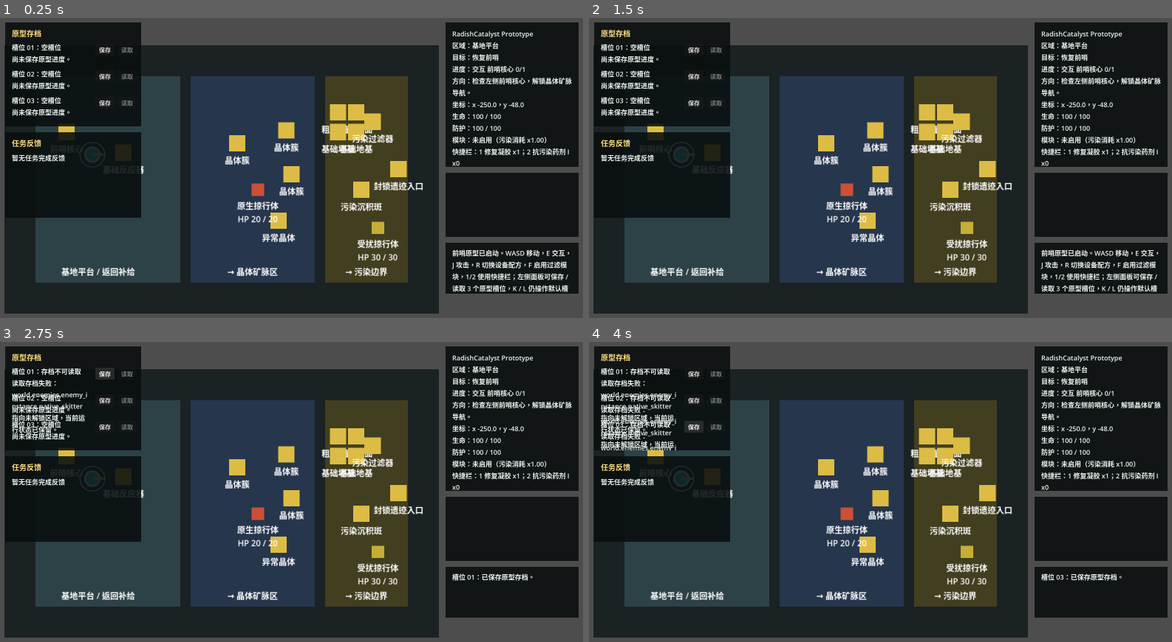
Above: before the commit, frames 1-4 (two rows, left to right).
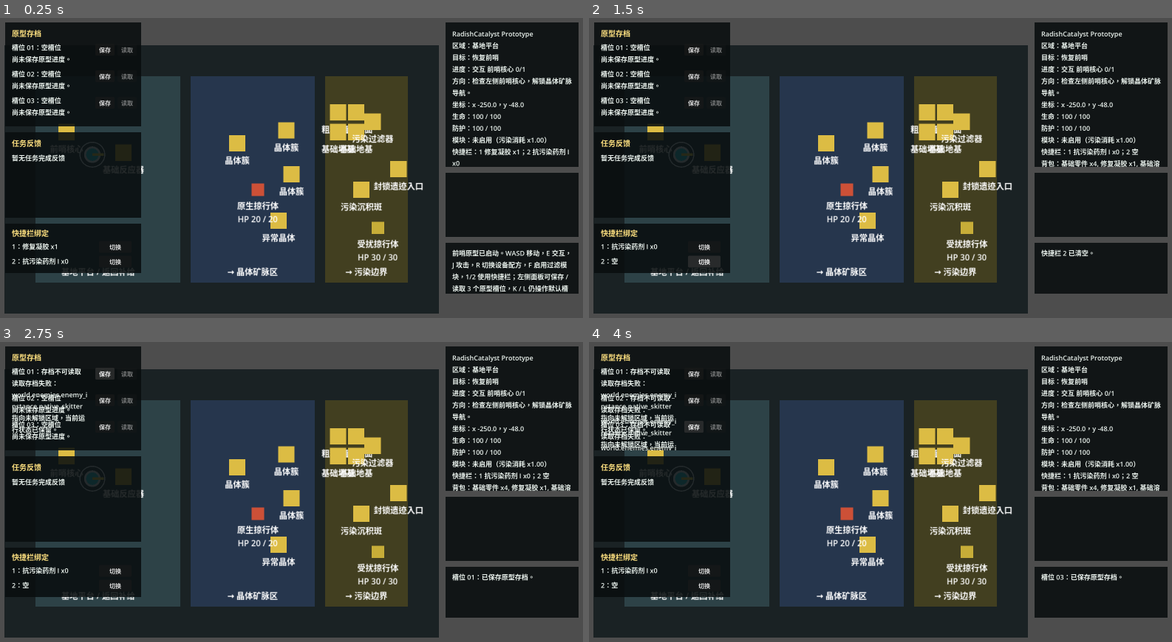
Above: after the commit, the same moments.

Repository: laugh0608/RadishCatalyst
Game: Godot game, scene res://scenes/boot/Boot.tscn
Same seed, same stepped clock (60 frames per second), same inputs: the game is played once before the commit and once after it.
Inputs (mouse positions are in pixels of both pictures, inside the frame that each line leads up to):
- Up to frame 1 (0.25 s): no input
- Up to frame 2 (1.5 s): click (705, 246) at 0.5 s, where only the run after the commit has a clickable "切换"; click (705, 261) at 1.25 s, where only the run after the commit has a clickable "切换"
- Up to frame 3 (2.75 s): click "保存" at 2 s
- Up to frame 4 (4 s): click "保存" at 2.75 s; click "保存" at 3.5 s

The runs differ from the first frame. In frame 1, 3.1% of the frame differs, in the area x 2-25%, y 68-86%; in frame 2, 4.7%, in the area x 2-98%, y 43-92%; in frame 3, 3.6%; in frame 4, 3.6%.

Commit message:
feat: 增加快捷栏绑定入口

Diff:
--- a/client/scenes/ui/PrototypeHud.tscn
+++ b/client/scenes/ui/PrototypeHud.tscn
@@ -125,6 +125,54 @@
 text = "暂无任务完成反馈"
 label_settings = SubResource("LabelSettings_status")
 autowrap_mode = 3
+
+[node name="QuickSlotPanel" type="ColorRect" parent="."]
+offset_left = 24.0
+offset_top = 570.0
+offset_right = 392.0
+offset_bottom = 704.0
+color = Color(0.0352941, 0.054902, 0.0588235, 0.88)
+clip_contents = true
+
+[node name="QuickSlotTitleLabel" type="Label" parent="QuickSlotPanel"]
+offset_left = 18.0
+offset_top = 10.0
+offset_right = 350.0
+offset_bottom = 38.0
+text = "快捷栏绑定"
+label_settings = SubResource("LabelSettings_prompt")
+
+[node name="Slot01BindingLabel" type="Label" parent="QuickSlotPanel"]
+offset_left = 18.0
+offset_top = 48.0
+offset_right = 232.0
+offset_bottom = 78.0
+text = "1：读取中..."
+label_settings = SubResource("LabelSettings_status")
+autowrap_mode = 3
+
+[node name="Slot01BindingButton" type="Button" parent="QuickSlotPanel"]
+offset_left = 254.0
+offset_top = 47.0
+offset_right = 342.0
+offset_bottom = 79.0
+text = "切换"
+
+[node name="Slot02BindingLabel" type="Label" parent="QuickSlotPanel"]
+offset_left = 18.0
+offset_top = 88.0
+offset_right = 232.0
+offset_bottom = 118.0
+text = "2：读取中..."
+label_settings = SubResource("LabelSettings_status")
+autowrap_mode = 3
+
+[node name="Slot02BindingButton" type="Button" parent="QuickSlotPanel"]
+offset_left = 254.0
+offset_top = 87.0
+offset_right = 342.0
+offset_bottom = 119.0
+text = "切换"
 
 [node name="StatusPanel" type="ColorRect" parent="."]
 anchor_left = 1.0
--- a/client/scripts/checks/save_service_check.gd
+++ b/client/scripts/checks/save_service_check.gd
@@ -144,6 +144,7 @@
 	_check_loads_older_backup_when_recent_backup_is_bad()
 	_check_all_bad_saves_fail_without_replacing_state()
 	_check_named_slot_save_load()
+	_check_quick_slot_binding_persists()
 	_check_save_slot_summaries()
 	_check_migrates_legacy_primary_save()
 	_check_migrates_legacy_backup_when_legacy_primary_is_bad()
@@ -371,6 +372,31 @@
 
 	_expect_equal(String(load_result.get("slot_id", "")), slot_id, "named slot id")
 	_expect_recovered_world_id(load_result, "world.slot.02", "named slot world")
+
+
+func _check_quick_slot_binding_persists() -> void:
+	var slot_id := "slot_02"
+	var character_state := CharacterState.create_default()
+	_expect_success(
+		character_state.bind_quick_slot(0, "item.resistance_vial_t1", data_registry),
+		"bind resistance vial to slot 1"
+	)
+	_expect_success(character_state.bind_quick_slot(1, "", data_registry), "clear quick slot 2")
+	_expect_failure_message(
+		character_state.bind_quick_slot(0, "item.basic_parts", data_registry),
+		"暂不能绑定到快捷栏",
+		"reject unsupported quick slot item"
+	)
+
+	var save_result := save_service.save_game_for_slot(slot_id, WorldState.create_default(), character_state)
+	_expect_success(save_result, "save quick slot bindings")
+	var load_result := save_service.load_game_for_slot(slot_id)
+	_expect_success(load_result, "load quick slot bindings")
+	if not bool(load_result.get("success", false)):
+		return
+
+	var loaded_character: CharacterState = load_result["character_state"]
+	_expect_equal(loaded_character.quick_slots, ["item.resistance_vial_t1", ""], "quick slot bindings persist")
 
 
 func _check_save_slot_summaries() -> void:
--- a/client/scripts/game/game_root.gd
+++ b/client/scripts/game/game_root.gd
@@ -33,6 +33,7 @@
 	vertical_slice_map.player.load_requested.connect(_on_player_load_requested)
 	hud.save_slot_requested.connect(_on_hud_save_slot_requested)
 	hud.load_slot_requested.connect(_on_hud_load_slot_requested)
+	hud.quick_slot_binding_requested.connect(_on_hud_quick_slot_binding_requested)
 	vertical_slice_map.interaction_available.connect(_on_interaction_available)
 	vertical_slice_map.interaction_cleared.connect(_on_interaction_cleared)
 	vertical_slice_map.region_changed.connect(_on_region_changed)
@@ -130,6 +131,12 @@
 	_load_from_slot(slot_id)
 
 
+func _on_hud_quick_slot_binding_requested(slot_index: int, item_id: String) -> void:
+	var result := character_state.bind_quick_slot(slot_index, item_id, data_registry)
+	hud.append_log(String(result.get("message", "")))
+	_update_hud()
+
+
 func _save_to_slot(slot_id: String) -> void:
 	character_state.position = vertical_slice_map.get_player_position()
 	var result := save_service.save_game_for_slot(slot_id, world_state, character_state)
--- a/client/scripts/state/character_state.gd
+++ b/client/scripts/state/character_state.gd
@@ -76,6 +76,25 @@
 			return _failure("%s 暂未接入使用效果。" % _get_display_name(item_id, data_registry))
 
 
+func bind_quick_slot(slot_index: int, item_id: String, data_registry: DataRegistry) -> Dictionary:
+	if slot_index < 0 or slot_index >= quick_slots.size():
+		return _failure("该快捷栏槽位不存在。")
+	if item_id.is_empty():
+		quick_slots[slot_index] = ""
+		return _success("快捷栏 %d 已清空。" % (slot_index + 1))
+
+	if not _is_supported_quick_slot_item(item_id):
+		return _failure("%s 暂不能绑定到快捷栏。" % _get_display_name(item_id, data_registry))
+	if data_registry.get_definition(item_id).is_empty():
+		return _failure("未知快捷栏物品：%s。" % item_id)
+
+	quick_slots[slot_index] = item_id
+	return _success("快捷栏 %d 已绑定：%s。" % [
+		slot_index + 1,
+		_get_display_name(item_id, data_registry)
+	])
+
+
 func _use_repair_gel(item_id: String, data_registry: DataRegistry) -> Dictionary:
 	if health >= max_health:
 		return _failure("生命已满。")
@@ -100,6 +119,10 @@
 		_get_display_name(item_id, data_registry),
 		_format_amount(protection - before)
 	])
+
+
+func _is_supported_quick_slot_item(item_id: String) -> bool:
+	return item_id == "item.repair_gel" or item_id == "item.resistance_vial_t1"
 
 
 func to_dict() -> Dictionary:
--- a/client/scripts/ui/prototype_hud.gd
+++ b/client/scripts/ui/prototype_hud.gd
@@ -2,12 +2,23 @@
 class_name PrototypeHud
 
 const SAVE_SLOT_IDS: Array[String] = ["slot_01", "slot_02", "slot_03"]
+const QUICK_SLOT_BIND_CANDIDATES: Array[String] = ["item.repair_gel", "item.resistance_vial_t1", ""]
+
+var last_quick_slots: Array[String] = []
 
 @onready var status_label: Label = $StatusPanel/StatusLabel
 @onready var prompt_label: Label = $PromptPanel/PromptLabel
 @onready var log_label: Label = $LogPanel/LogLabel
 @onready var completion_title_label: Label = $CompletionPanel/CompletionTitleLabel
 @onready var completion_detail_label: Label = $CompletionPanel/CompletionDetailLabel
+@onready var quick_slot_binding_labels: Array[Label] = [
+	$QuickSlotPanel/Slot01BindingLabel,
+	$QuickSlotPanel/Slot02BindingLabel
+]
+@onready var quick_slot_binding_buttons: Array[Button] = [
+	$QuickSlotPanel/Slot01BindingButton,
+	$QuickSlotPanel/Slot02BindingButton
+]
 @onready var save_slot_labels: Array[Label] = [
 	$SavePanel/Slot01Label,
 	$SavePanel/Slot02Label,
@@ -26,12 +37,15 @@
 
 signal save_slot_requested(slot_id: String)
 signal load_slot_requested(slot_id: String)
+signal quick_slot_binding_requested(slot_index: int, item_id: String)
 
 
 func _ready() -> void:
 	for index in range(SAVE_SLOT_IDS.size()):
 		save_slot_buttons[index].pressed.connect(_on_save_slot_pressed.bind(index))
 		load_slot_buttons[index].pressed.connect(_on_load_slot_pressed.bind(index))
+	for index in range(quick_slot_binding_buttons.size()):
+		quick_slot_binding_buttons[index].pressed.connect(_on_quick_slot_binding_pressed.bind(index))
 
 
 func update_status(data_registry: DataRegistry, world_state: WorldState, character_state: CharacterState) -> void:
@@ -55,6 +69,7 @@
 		"快捷栏：%s" % _format_quick_slots(data_registry, character_state),
 		"背包：%s" % _format_inventory(data_registry, character_state.inventory)
 	])
+	_update_quick_slot_binding_panel(data_registry, character_state)
 
 
 func show_prompt(text: String) -> void:
@@ -105,10 +120,46 @@
 	load_slot_requested.emit(SAVE_SLOT_IDS[slot_index])
 
 
+func _on_quick_slot_binding_pressed(slot_index: int) -> void:
+	var current_item_id := ""
+	if slot_index < last_quick_slots.size():
+		current_item_id = last_quick_slots[slot_index]
+	var next_item_id := _get_next_quick_slot_candidate(current_item_id)
+	quick_slot_binding_requested.emit(slot_index, next_item_id)
+
+
 func _append_detail(details: Array[String], text: String) -> void:
 	if text.strip_edges().is_empty():
 		return
 	details.append(text)
+
+
+func _update_quick_slot_binding_panel(data_registry: DataRegistry, character_state: CharacterState) -> void:
+	last_quick_slots = character_state.quick_slots.duplicate()
+	for slot_index in range(quick_slot_binding_labels.size()):
+		var item_id := ""
+		if slot_index < character_state.quick_slots.size():
+			item_id = character_state.quick_slots[slot_index]
+		quick_slot_binding_labels[slot_index].text = "%d：%s" % [
+			slot_index + 1,
+			_format_quick_slot_binding(data_registry, character_state, item_id)
+		]
+
+
+func _format_quick_slot_binding(data_registry: DataRegistry, character_state: CharacterState, item_id: String) -> String:
+	if item_id.is_empty():
+		return "空"
+	return "%s x%s" % [
+		_get_display_name(data_registry, item_id),
+		int(character_state.inventory.items.get(item_id, 0))
+	]
+
+
+func _get_next_quick_slot_candidate(current_item_id: String) -> String:
+	var current_index := QUICK_SLOT_BIND_CANDIDATES.find(current_item_id)
+	if current_index < 0:
+		return QUICK_SLOT_BIND_CANDIDATES[0]
+	return QUICK_SLOT_BIND_CANDIDATES[(current_index + 1) % QUICK_SLOT_BIND_CANDIDATES.size()]
 
 
 func _get_display_name(data_registry: DataRegistry, definition_id: String) -> String:
Not shown, changed: docs/design/onboarding-and-first-hour.md
Not shown, changed: docs/devlogs/2026-W18.md
Not shown, changed: docs/planning/current.md
Not shown, changed: docs/planning/vertical-slice.md
